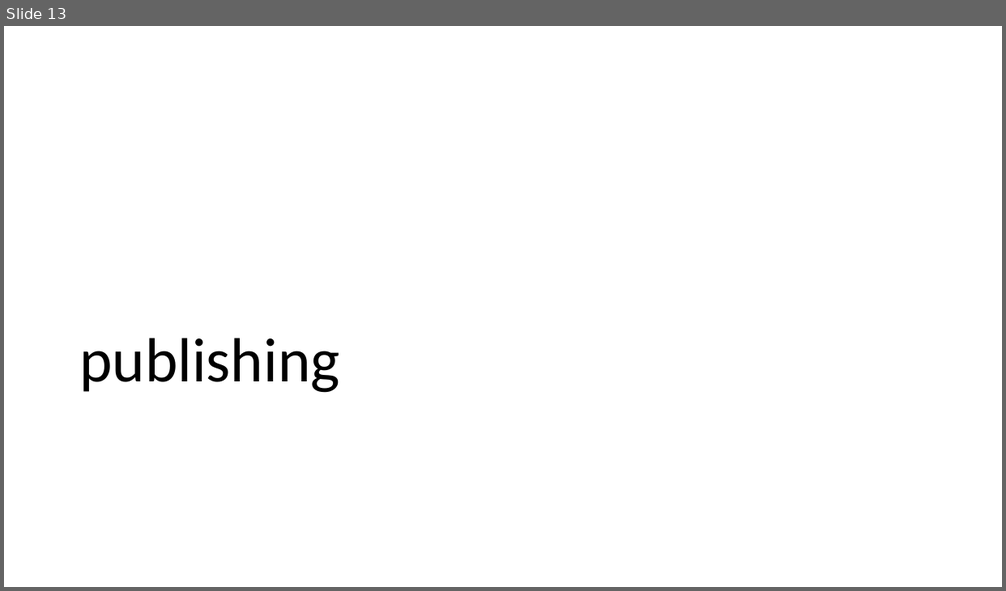
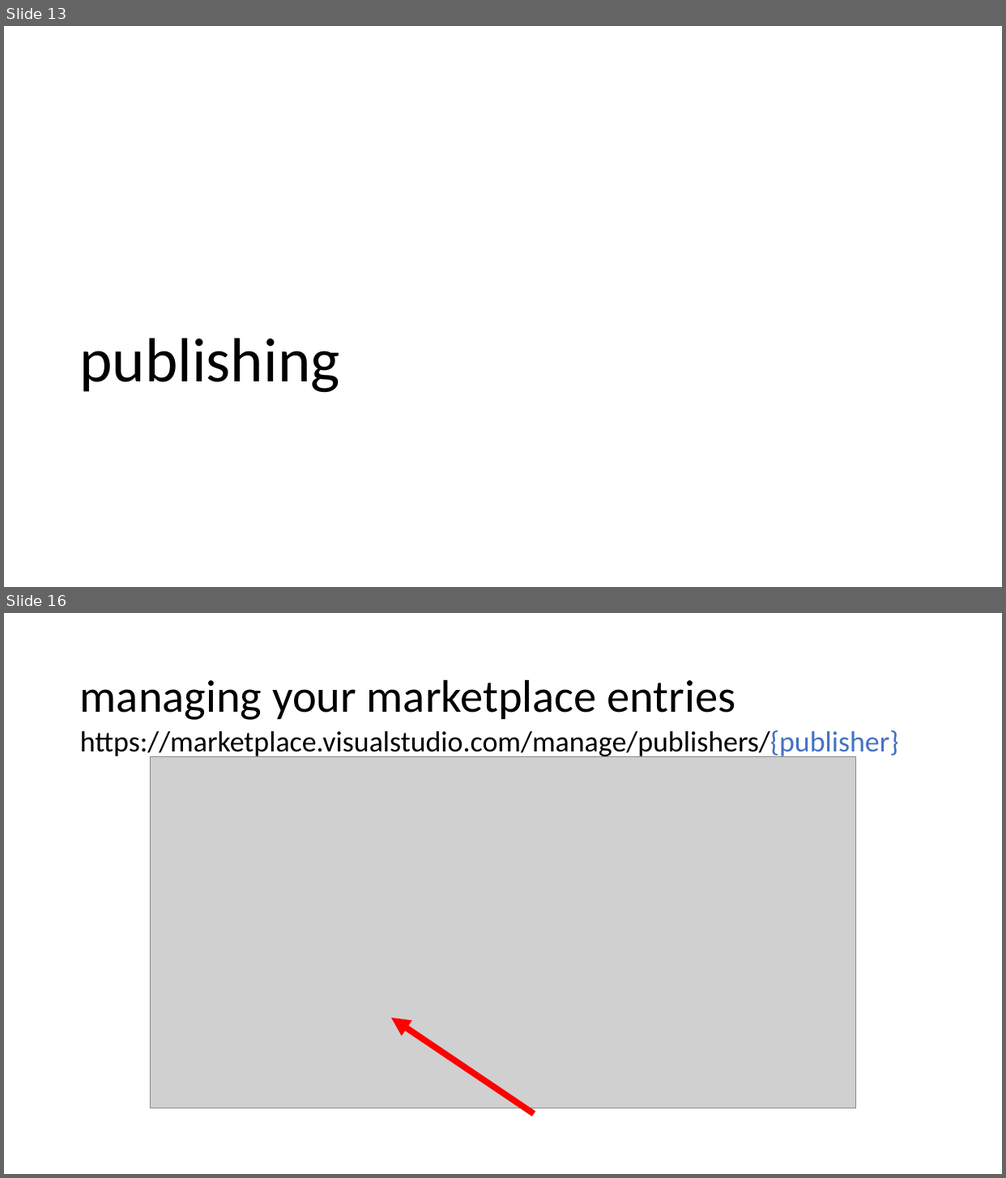
Before and after one commit to bradygaster-zz/extending-vscode-talk, a slide deck: extending-vs-code.pptx. Shown one above the other, each under a label of ours: slide 13 before the commit, slides 13 and 16 after it; the slides between them are not shown. The pictures are 1006x591 and 1006x1178 pixels, drawn with LibreOffice and Linux fonts; fonts in the diff are those of the drawing; grey boxes stand for pictures. Boxes give left, top, right and bottom in pixels: in the first picture for what was removed or moved away, otherwise in the second. Text is boxed around its words. In the diff, an @@ line names an element or a change of style, - is before the commit and + after.

```diff
--- a/extending-vs-code.pptx
+++ b/extending-vs-code.pptx
@@ slide 16 added at (x1=4, y1=613, x2=1002, y2=1174), background #FFFFFF @@
@@ title added at (x1=80, y1=679, x2=736, y2=720), 44 pt, text #000000 @@
+managing your marketplace entries
@@ text added at (x1=80, y1=730, x2=899, y2=759), 28 pt, text #000000 @@
+https://marketplace.visualstudio.com/manage/publishers/{publisher}
@@ picture added at (x1=150, y1=756, x2=857, y2=1109) @@
@@ arrow added from (534, 1114) to (391, 1018), #FF0000 6 pt @@
```
Also in this commit, not shown: 5 slides changed, 7 other slides added, 5 other files.
